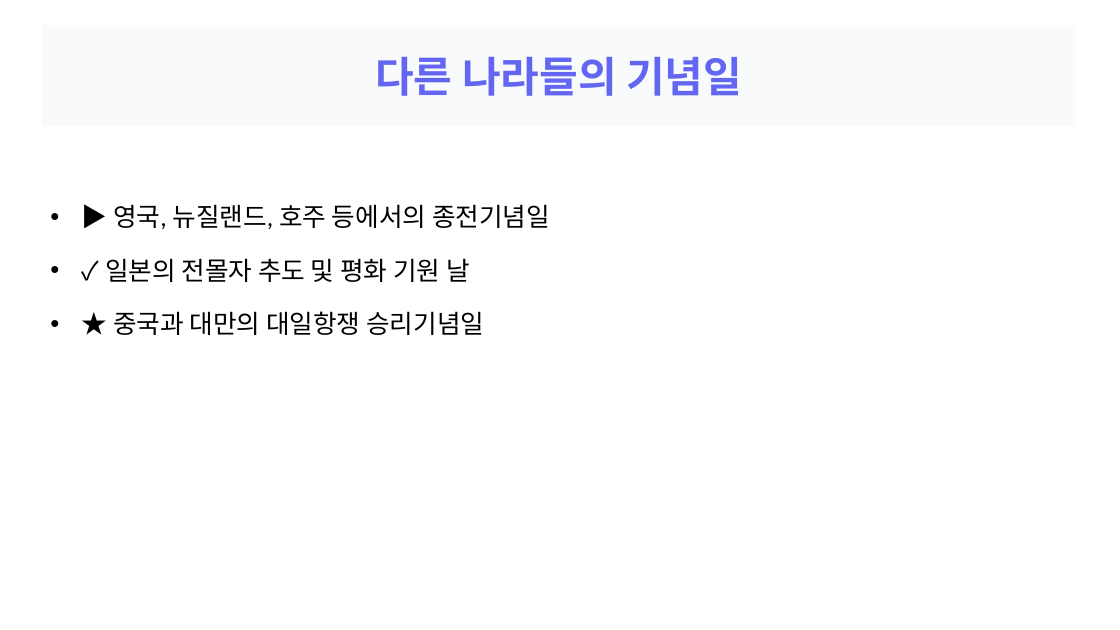
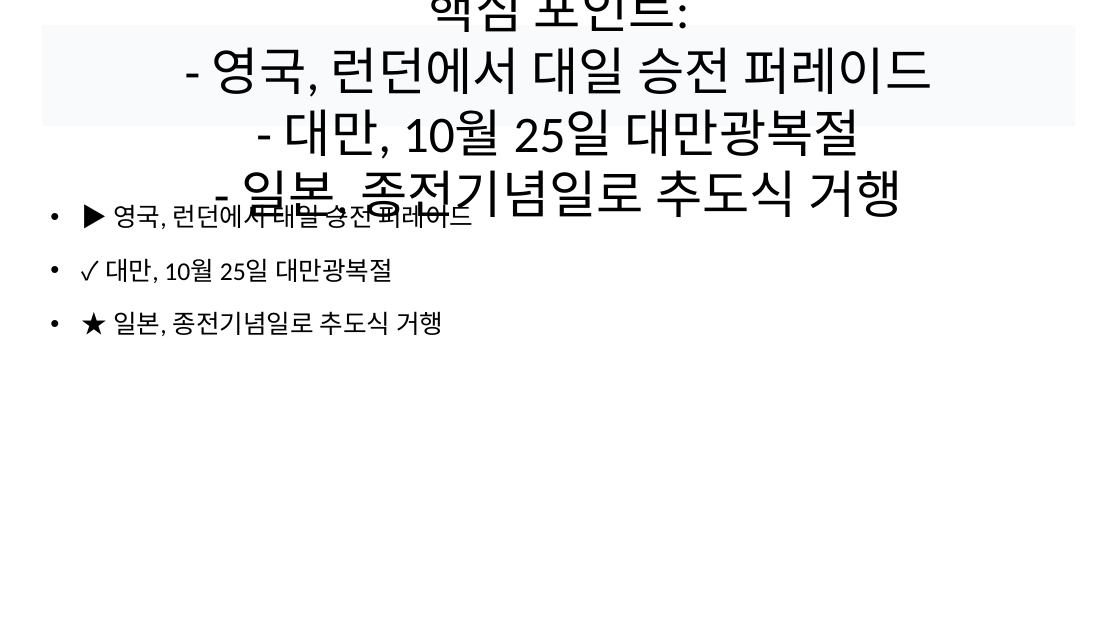
Before and after one commit to devna0111/FlowMate, a slide deck: slide 7 of uploads/pptx_sample.pptx (slide 5 before the commit). Drawn at 1120x630 pixels with LibreOffice and Linux fonts; fonts in the diff are those of the drawing. Boxes give left, top, right and bottom in pixels: in the first picture for what was removed or moved away, otherwise in the second. Text is boxed around its words. In the diff, an @@ line names an element or a change of style, - is before the commit and + after.

```diff
--- a/uploads/pptx_sample.pptx
+++ b/uploads/pptx_sample.pptx
@@ title at <box>212,0,932,226</box>: text changed; size 36 to 44 pt; text colour #6366F1 to #000000; bold off @@
-다른 나라들의 기념일
+해외의 비슷한 기념일
+핵심 포인트:
+- 영국, 런던에서 대일 승전 퍼레이드
+- 대만, 10월 25일 대만광복절
+- 일본, 종전기념일로 추도식 거행
@@ text at <box>105,200,472,336</box>: text changed @@
-• ▶ 영국, 뉴질랜드, 호주 등에서의 종전기념일
-• ✓ 일본의 전몰자 추도 및 평화 기원 날
-• ★ 중국과 대만의 대일항쟁 승리기념일
+• ▶ 영국, 런던에서 대일 승전 퍼레이드
+• ✓ 대만, 10월 25일 대만광복절
+• ★ 일본, 종전기념일로 추도식 거행
```
Also in this commit, not shown: 4 other slides changed, 3 slides added, 2 slides removed, 14 other files.
